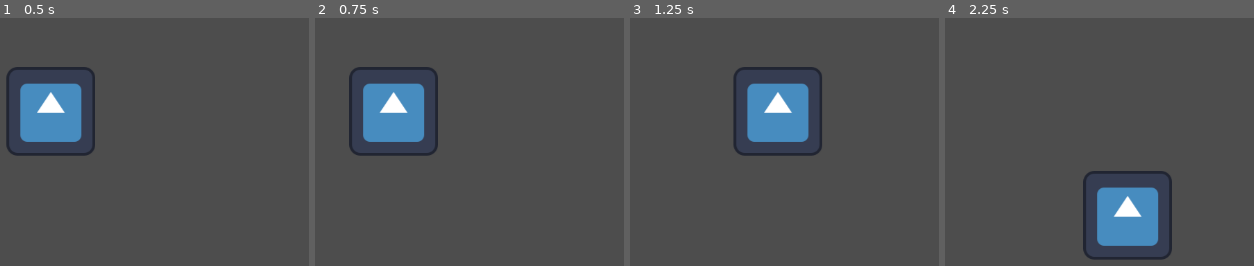
Above: before the commit, frames 1-4 (left to right).
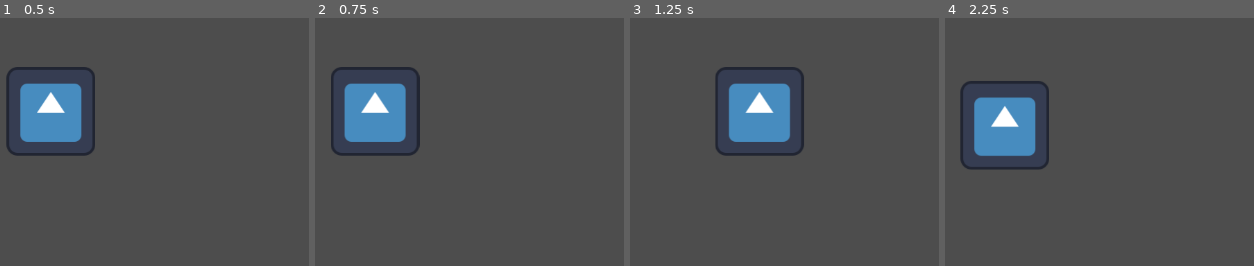
Above: after the commit, the same moments.

Repository: LauxThomas/SwenskaStealth
Game: Godot game, scene res://level_parent.tscn
Same seed, same stepped clock (60 frames per second), same inputs: the game is played once before the commit and once after it. The engine's default icon, where the game draws it, is replaced by a stand-in: a white triangle on a blue panel in a dark square.
Inputs (mouse positions are in pixels of both pictures, inside the frame that each line leads up to):
- Up to frame 1 (0.5 s): no input
- Up to frame 2 (0.75 s): tap Enter at 0.5 s; move the mouse to (577, 112) at 0.52 s; hold Right (ui_right) from 0.53 s (still down); click (577, 112) at 0.67 s
- Up to frame 3 (1.25 s): keep holding Right (ui_right)
- Up to frame 4 (2.25 s): move the mouse to (outside the picture) at 1.27 s; release Right (ui_right) at 1.28 s; hold Down (ui_down) 1.28-2.03 s; click (outside the picture) at 1.42 s; move the mouse to (1111, 35) at 2.02 s; hold Right (ui_right) from 2.03 s (still down); click (1111, 35) at 2.17 s

Frame 1 is identical in both runs. In frame 2, 4.8% of the frame differs, in the area x 5-40%, y 19-56%; in frame 3, 4.8%; in frame 4, 12%, in the area x 4-74%, y 25-98%.

Commit message:
changes movement type
updates iconMovement to use clicks instead of arrows

Diff:
--- a/Game/swenskastealth/IconMovement.gd
+++ b/Game/swenskastealth/IconMovement.gd
@@ -1,25 +1,15 @@
-#Good chat-GPT code
-extends Node2D
+extends Sprite2D
 
-# Speed of movement in pixels per second
 @export var speed: float = 200.0
+var target_position: Vector2
 
-func _process(delta: float) -> void:
-	# Create a vector for movement input
-	var input_vector = Vector2.ZERO
+func _ready():
+	target_position = global_position
 
-	# Capture WASD input
-	if Input.is_action_pressed("ui_up"):
-		input_vector.y -= 1
-	if Input.is_action_pressed("ui_down"):
-		input_vector.y += 1
-	if Input.is_action_pressed("ui_left"):
-		input_vector.x -= 1
-	if Input.is_action_pressed("ui_right"):
-		input_vector.x += 1
+func _process(delta):
+	if global_position.distance_to(target_position) > 2:
+		global_position = global_position.move_toward(target_position, speed * delta)
 
-	# Normalize to avoid diagonal speed increase, then apply speed
-	input_vector = input_vector.normalized() * speed * delta
-
-	# Move the node
-	position += input_vector
+func _input(event):
+	if event is InputEventMouseButton and event.pressed:
+		target_position = get_global_mouse_position()
Not shown: 1 places in Game/swenskastealth/level_parent.tscn that only renumber resources
